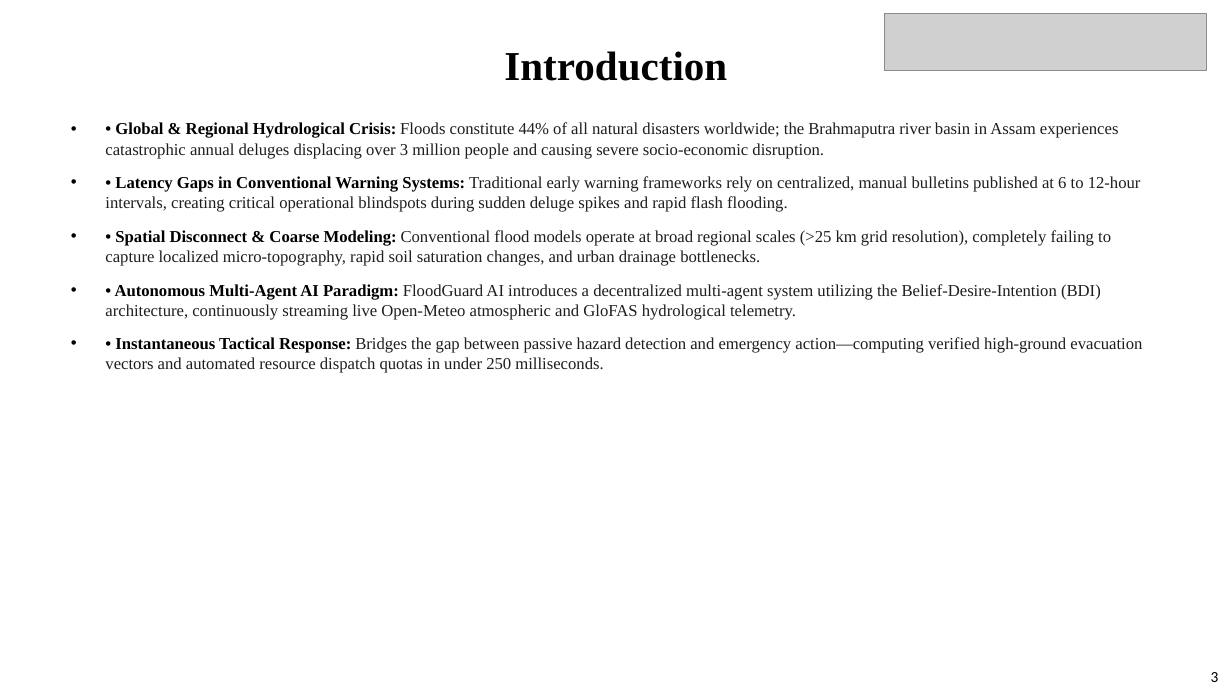
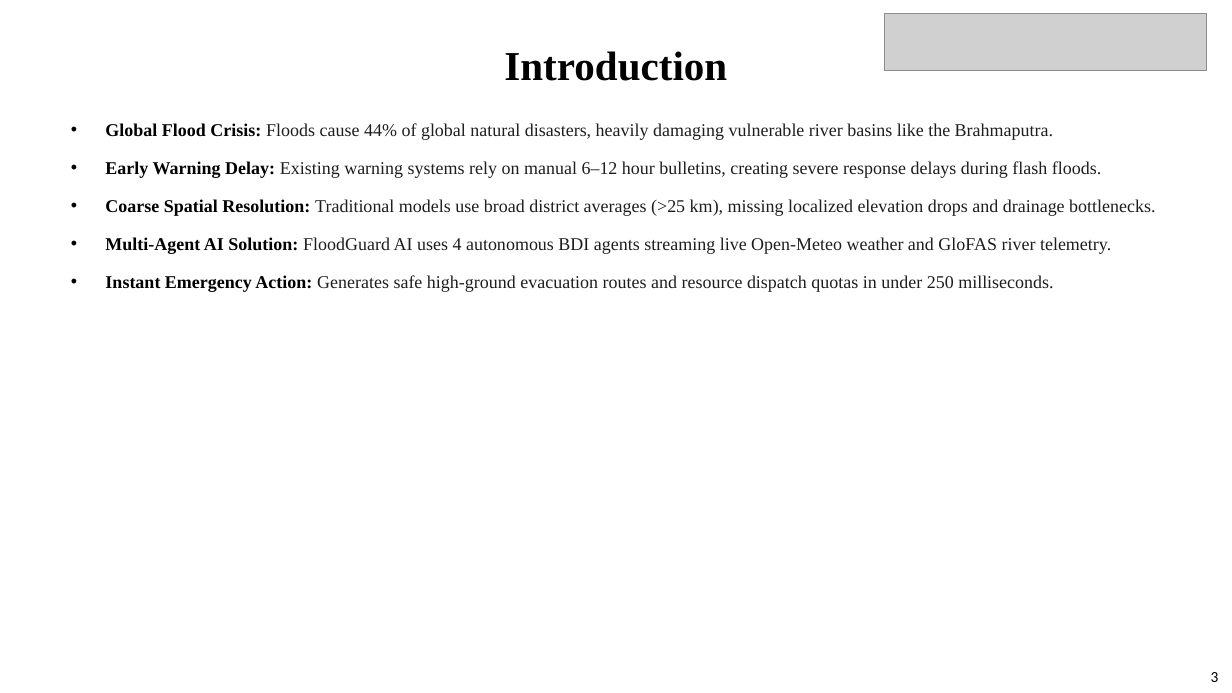
Before and after one commit to Prajwalbaligidad/floodGuard, a slide deck: slide 3 of Design_Project_Presentation_MultiAgent_AI.pptx. Drawn at 1232x693 pixels with LibreOffice and Linux fonts; fonts in the diff are those of the drawing; grey boxes stand for pictures. Boxes give left, top, right and bottom in pixels: in the first picture for what was removed or moved away, otherwise in the second. Text is boxed around its words. In the diff, an @@ line names an element or a change of style, - is before the commit and + after.

```diff
--- a/Design_Project_Presentation_MultiAgent_AI.pptx
+++ b/Design_Project_Presentation_MultiAgent_AI.pptx
@@ text at bbox=[105, 123, 1155, 292]: text changed; size 13 to 14 pt @@
-• • Global & Regional Hydrological Crisis: Floods constitute 44% of all natural disasters worldwide; the Brahmaputra river basin in Assam experiences catastrophic annual deluges displacing over 3 million people and causing severe socio-economic disruption.
-• • Latency Gaps in Conventional Warning Systems: Traditional early warning frameworks rely on centralized, manual bulletins published at 6 to 12-hour intervals, creating critical operational blindspots during sudden deluge spikes and rapid flash flooding.
-• • Spatial Disconnect & Coarse Modeling: Conventional flood models operate at broad regional scales (>25 km grid resolution), completely failing to capture localized micro-topography, rapid soil saturation changes, and urban drainage bottlenecks.
-• • Autonomous Multi-Agent AI Paradigm: FloodGuard AI introduces a decentralized multi-agent system utilizing the Belief-Desire-Intention (BDI) architecture, continuously streaming live Open-Meteo atmospheric and GloFAS hydrological telemetry.
-• • Instantaneous Tactical Response: Bridges the gap between passive hazard detection and emergency action—computing verified high-ground evacuation vectors and automated resource dispatch quotas in under 250 milliseconds.
+• Global Flood Crisis: Floods cause 44% of global natural disasters, heavily damaging vulnerable river basins like the Brahmaputra.
+• Early Warning Delay: Existing warning systems rely on manual 6–12 hour bulletins, creating severe response delays during flash floods.
+• Coarse Spatial Resolution: Traditional models use broad district averages (>25 km), missing localized elevation drops and drainage bottlenecks.
+• Multi-Agent AI Solution: FloodGuard AI uses 4 autonomous BDI agents streaming live Open-Meteo weather and GloFAS river telemetry.
+• Instant Emergency Action: Generates safe high-ground evacuation routes and resource dispatch quotas in under 250 milliseconds.
```
Also in this commit, not shown: 19 other slides changed, 5 other files.
